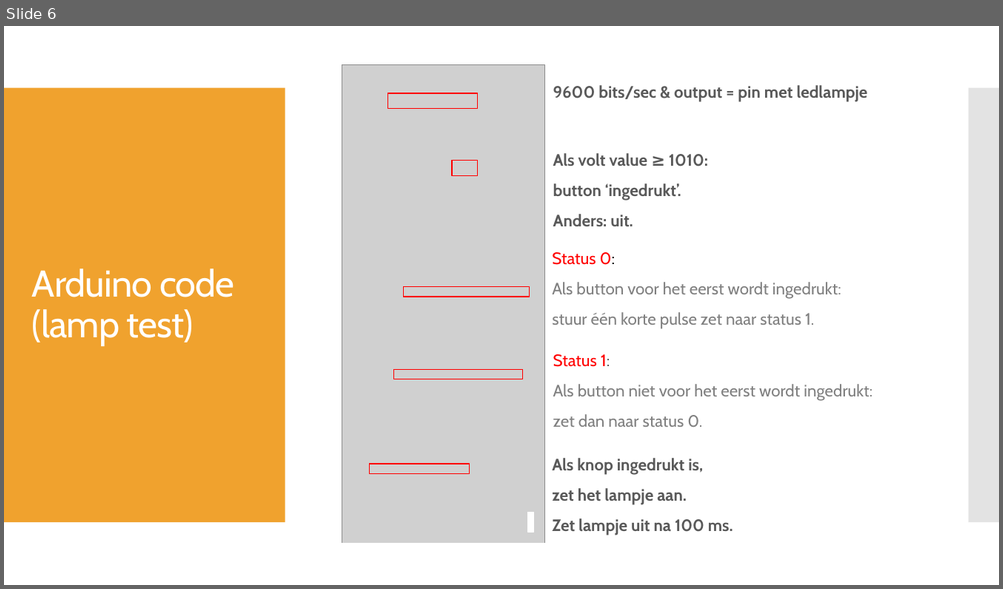
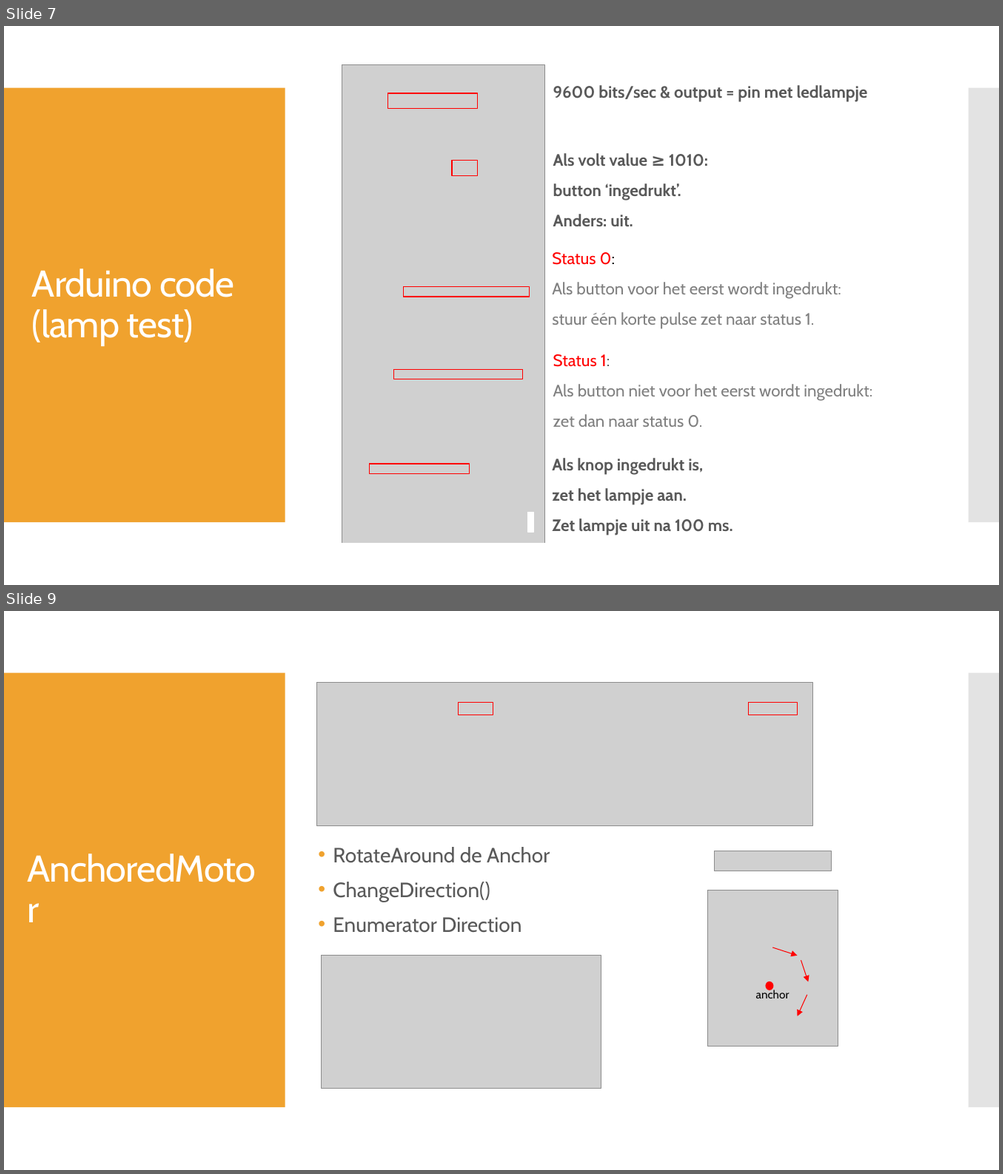
Before and after one commit to stellarubsaam/SpecialInputOutput, a slide deck: Documentatie/Special Input.pptx. Shown one above the other, each under a label of ours: slide 6 before the commit, slides 7 and 9 after it; the slides between them are not shown. The pictures are 1003x589 and 1003x1174 pixels, drawn with LibreOffice and Linux fonts; fonts in the diff are those of the drawing; grey boxes stand for pictures. Boxes give left, top, right and bottom in pixels: in the first picture for what was removed or moved away, otherwise in the second. Text is boxed around its words. In the diff, an @@ line names an element or a change of style, - is before the commit and + after.

```diff
--- a/Documentatie/Special Input.pptx
+++ b/Documentatie/Special Input.pptx
@@ slide 9 added at (x1=4, y1=611, x2=999, y2=1170), background #FFFFFF; not listed: 2 template elements that a slide beside it also shows @@
@@ picture added at (x1=317, y1=683, x2=813, y2=826) @@
@@ title added at (x1=20, y1=703, x2=274, y2=1078), 36 pt, text #FFFFFF @@
+AnchoredMotor
@@ rectangle added at (x1=458, y1=703, x2=493, y2=715), outline #FF0000 0.85 pt @@
@@ rectangle added at (x1=748, y1=703, x2=797, y2=715), outline #FF0000 0.85 pt @@
@@ text added at (x1=333, y1=847, x2=549, y2=933), 20 pt, text #595959 @@
+• RotateAround de Anchor
+• ChangeDirection()
+• Enumerator Direction
@@ picture added at (x1=714, y1=851, x2=831, y2=871) @@
@@ picture added at (x1=708, y1=891, x2=838, y2=1046) @@
@@ picture added at (x1=321, y1=956, x2=601, y2=1088) @@
@@ arrow added from (772, 948) to (797, 956), #FF0000 0.75 pt @@
@@ arrow added from (801, 961) to (808, 982), #FF0000 0.75 pt @@
@@ ellipse added at (x1=765, y1=982, x2=774, y2=991), fill #FF0000, outline #FF0000 0.85 pt @@
@@ text added at (x1=756, y1=989, x2=789, y2=999), 11 pt, text #000000 @@
+anchor
@@ arrow added from (807, 995) to (797, 1017), #FF0000 0.75 pt @@
@@ what was slide 6 is now slide 7 @@
```
Also in this commit, not shown: 2 slides changed, 6 other slides added, 1 slide removed, 8 other files.
